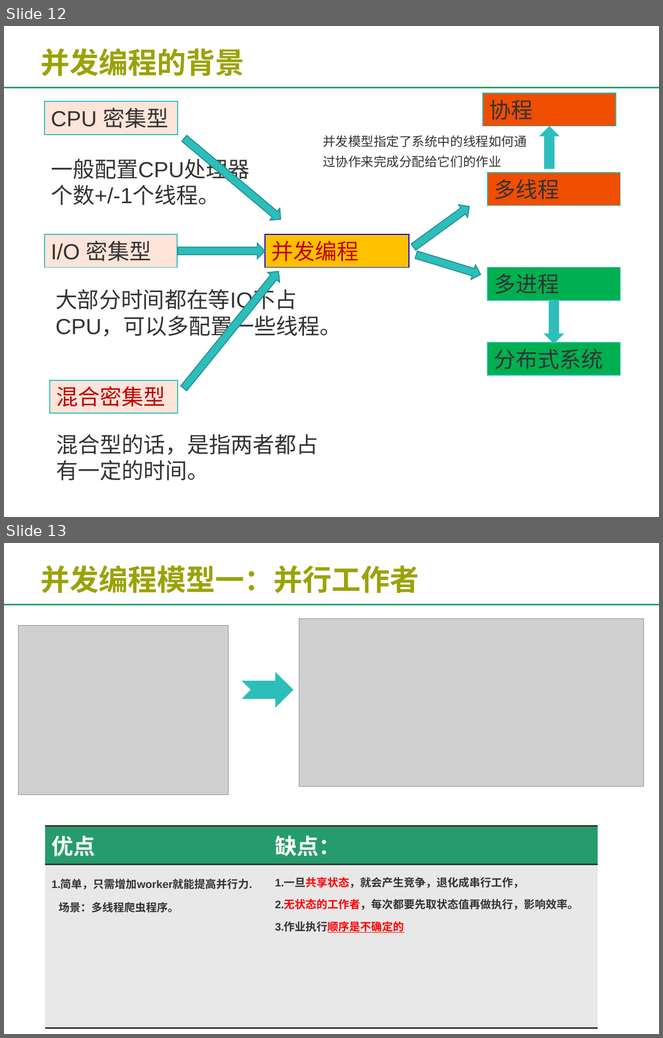
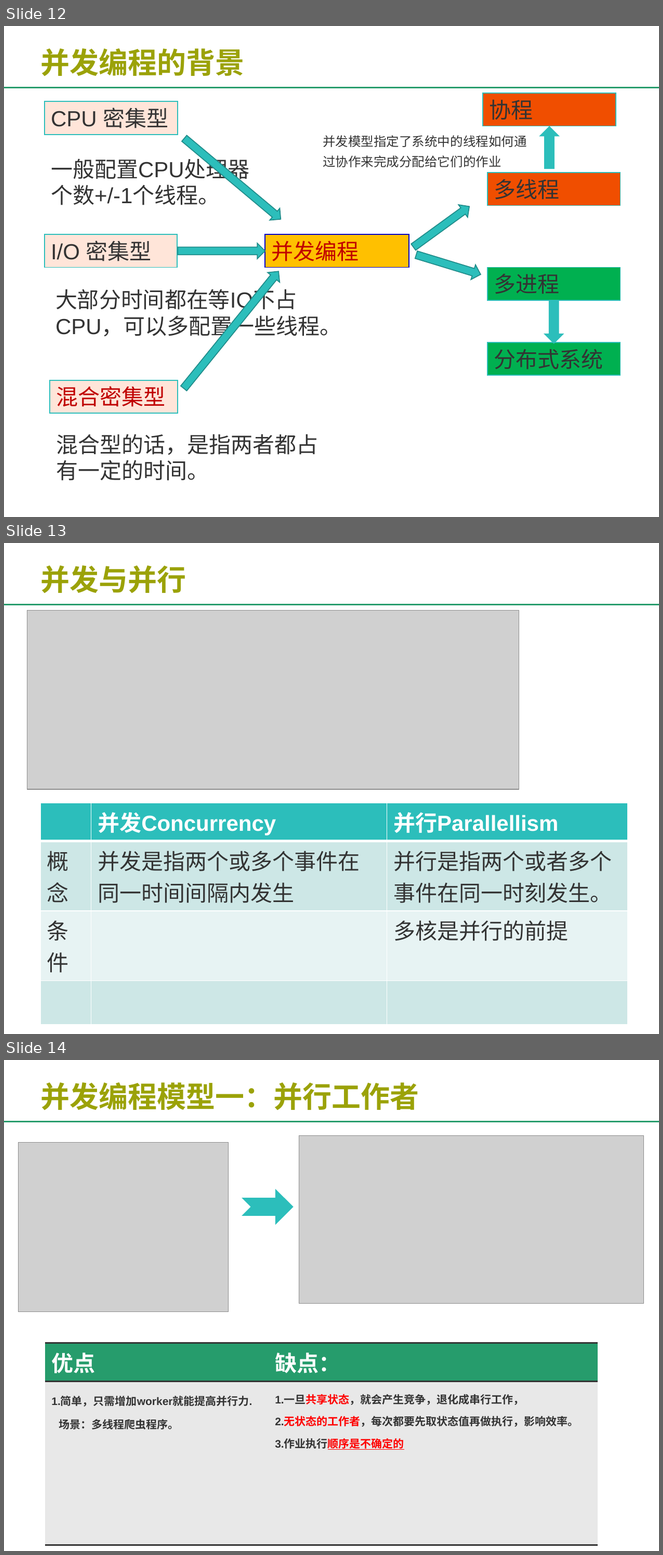
Before and after one commit to changshoumeng/me, a slide deck: 第三篇_IM系统开发的那些事.pptx. Shown one above the other, each under a label of ours: slides 12 and 13 before the commit, slides 12, 13 and 14 after it. The pictures are 663x1038 and 663x1555 pixels, drawn with LibreOffice and Linux fonts; fonts in the diff are those of the drawing; grey boxes stand for pictures; background and template pictures are left out. Boxes give left, top, right and bottom in pixels: in the first picture for what was removed or moved away, otherwise in the second. Text is boxed around its words. In the diff, an @@ line names an element or a change of style, - is before the commit and + after.

```diff
--- a/第三篇_IM系统开发的那些事.pptx
+++ b/第三篇_IM系统开发的那些事.pptx
@@ slide 13 added at [4,543,659,1034], background picture (left out); not listed: 2 template elements that a slide beside it also shows @@
@@ title added at [40,565,186,593], 32 pt, text gradient #D09600 to #9BA208 to #269C6C, bold @@
+并发与并行
@@ picture added at [27,611,519,789] @@
@@ table added at [40,803,629,975], 4 rows, 3 columns @@
+ | 并发Concurrency | 并行Parallellism
+概念 | 并发是指两个或多个事件在同一时间间隔内发生 | 并行是指两个或者多个事件在同一时刻发生。
+条件 |  | 多核是并行的前提
+ |  | 
@@ what was slide 13 is now slide 14 @@
```
Also in this commit, not shown: 4 other files.
